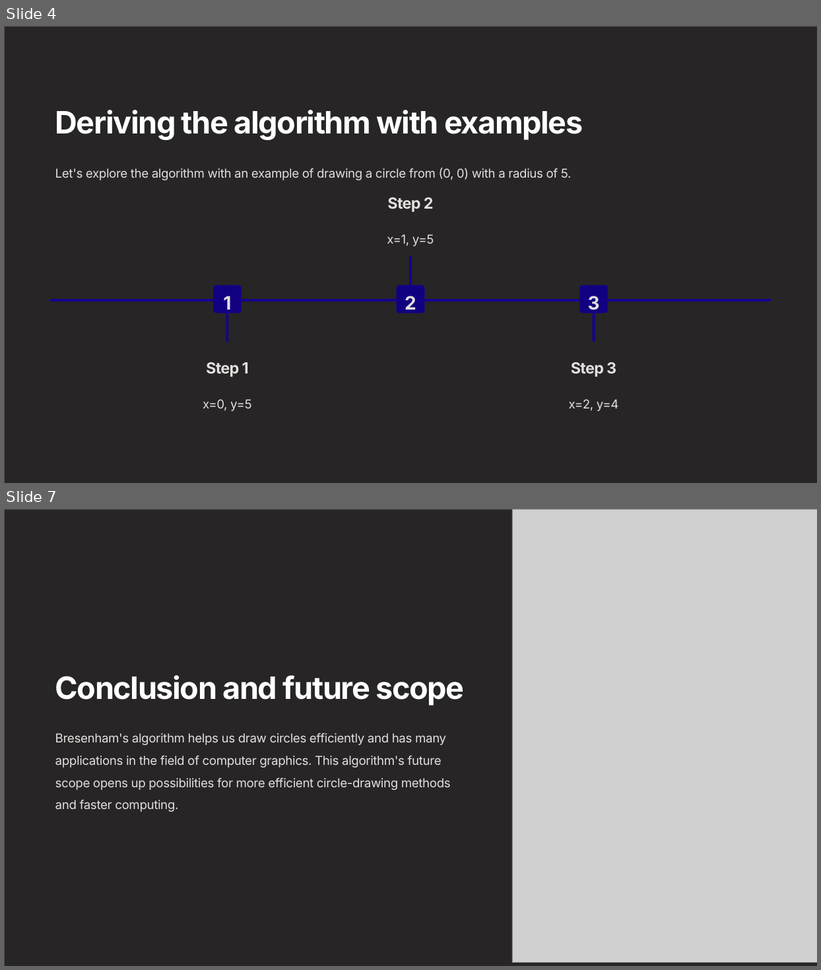
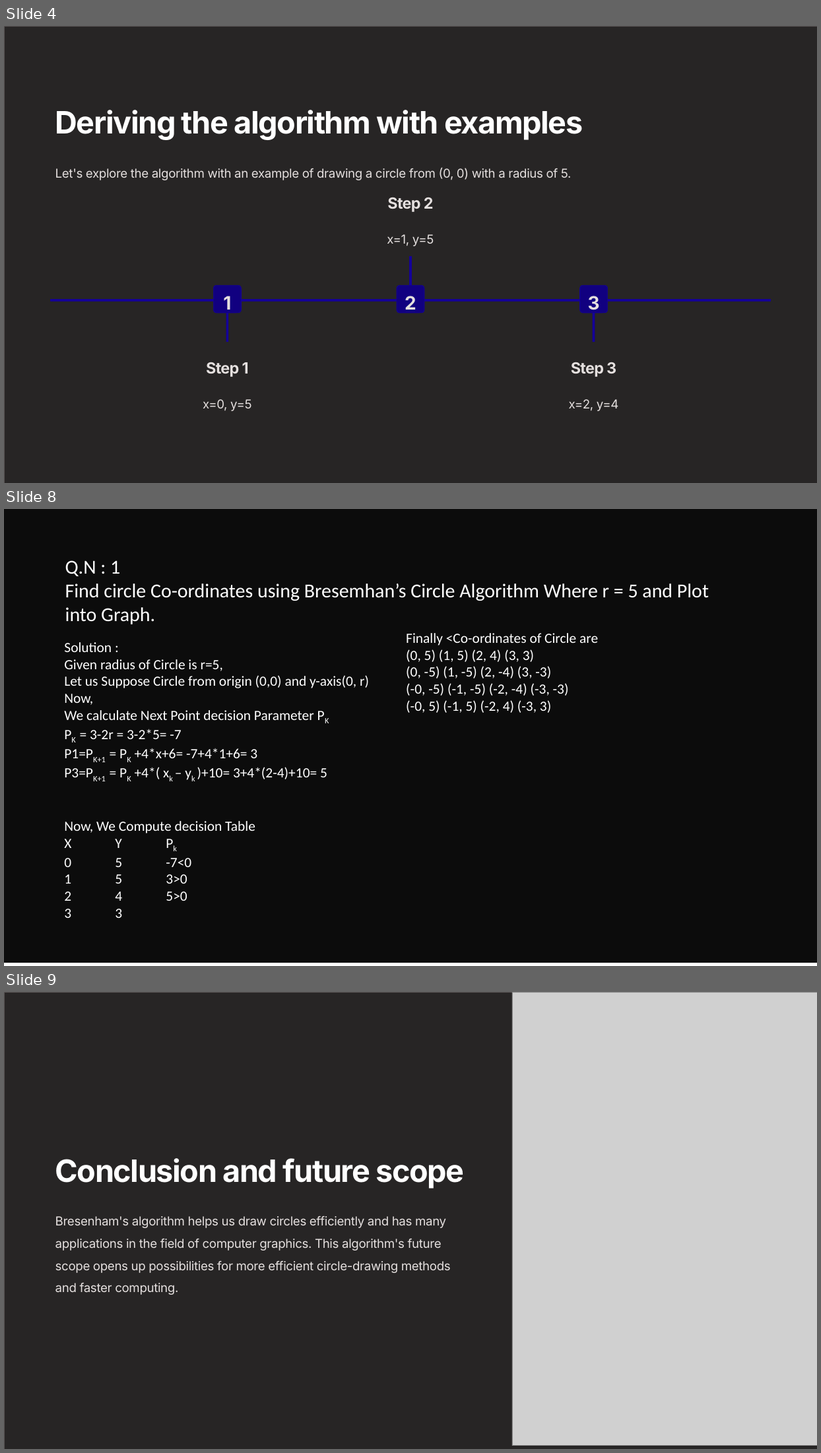
Before and after one commit to shahdhiraj/Presentation_slides, a slide deck: Bresenham's.pptx. Shown one above the other, each under a label of ours: slides 4 and 7 before the commit, slides 4, 8 and 9 after it; the slides between them are not shown. The pictures are 821x970 and 821x1453 pixels, drawn with LibreOffice and Linux fonts; fonts in the diff are those of the drawing; grey boxes stand for pictures. Boxes give left, top, right and bottom in pixels: in the first picture for what was removed or moved away, otherwise in the second. Text is boxed around its words. In the diff, an @@ line names an element or a change of style, - is before the commit and + after.

```diff
--- a/Bresenham's.pptx
+++ b/Bresenham's.pptx
@@ slide 8 added at <box>4,509,817,966</box>, background #FFFFFF @@
@@ rectangle added at <box>4,509,817,963</box>, fill #0C0C0C @@
@@ text added at <box>65,560,709,625</box>, 28 pt, text #FFFFFF @@
+Q.N : 1
+Find circle Co-ordinates using Bresemhan’s Circle Algorithm Where r = 5 and Plot into Graph.
@@ text added at <box>64,642,369,918</box>, 20 pt, text #FFFFFF @@
+Solution :
+Given radius of Circle is r=5,
+Let us Suppose Circle from origin (0,0) and y-axis(0, r)
+Now,
+We calculate Next Point decision Parameter PK
+PK = 3-2r = 3-2*5= -7
+P1=PK+1 = PK +4*x+6= -7+4*1+6= 3
+P3=PK+1 = PK +4*( xk – yk )+10= 3+4*(2-4)+10= 5
+Now, We Compute decision Table
+X Y Pk
+0 5 -7<0
+1 5 3>0
+2 4 5>0
+3 3
@@ text added at <box>406,633,598,713</box>, 20 pt, text #FFFFFF @@
+Finally <Co-ordinates of Circle are
+(0, 5) (1, 5) (2, 4) (3, 3)
+(0, -5) (1, -5) (2, -4) (3, -3)
+(-0, -5) (-1, -5) (-2, -4) (-3, -3)
+(-0, 5) (-1, 5) (-2, 4) (-3, 3)
@@ what was slide 7 is now slide 9 @@
```
Also in this commit, not shown: 3 slides changed, 2 other slides added.
